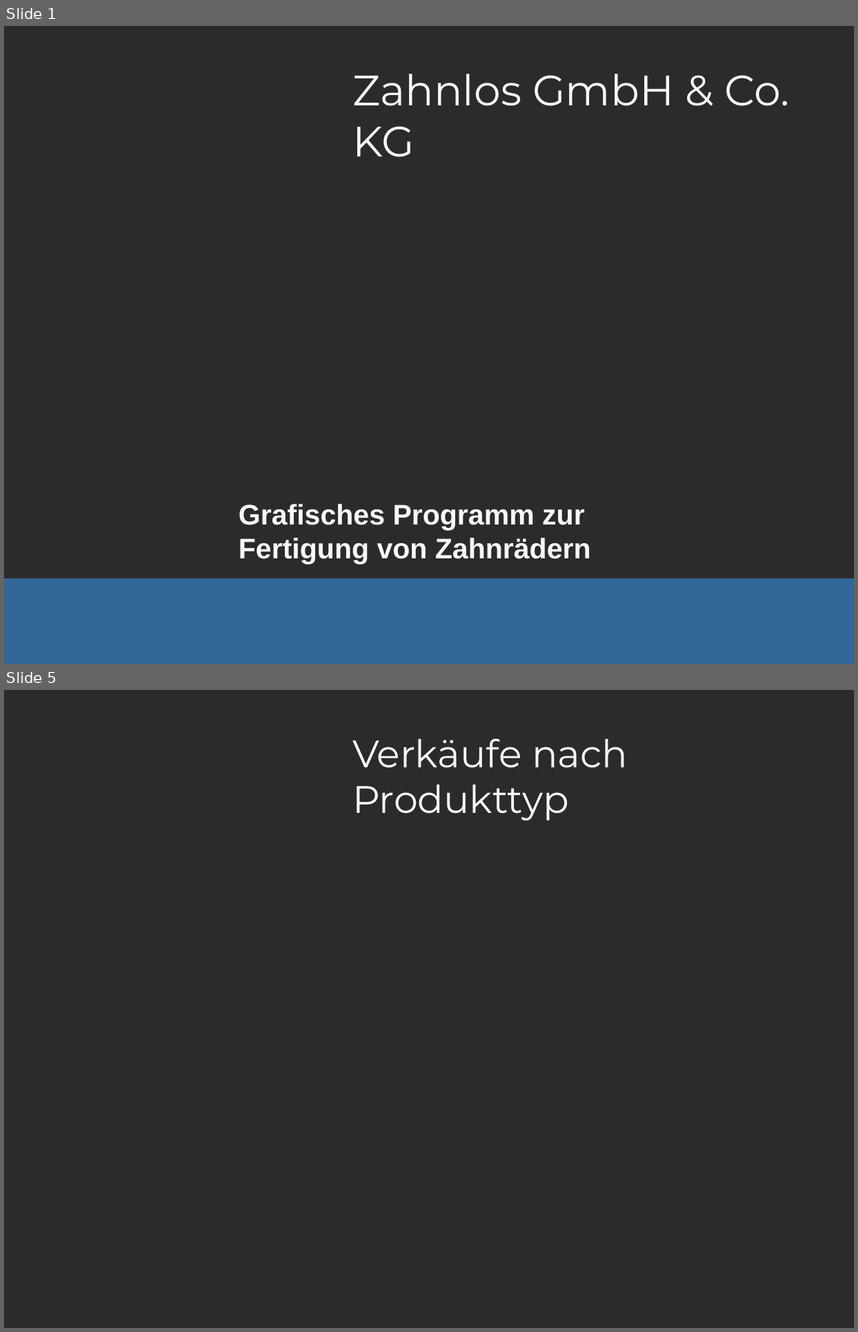
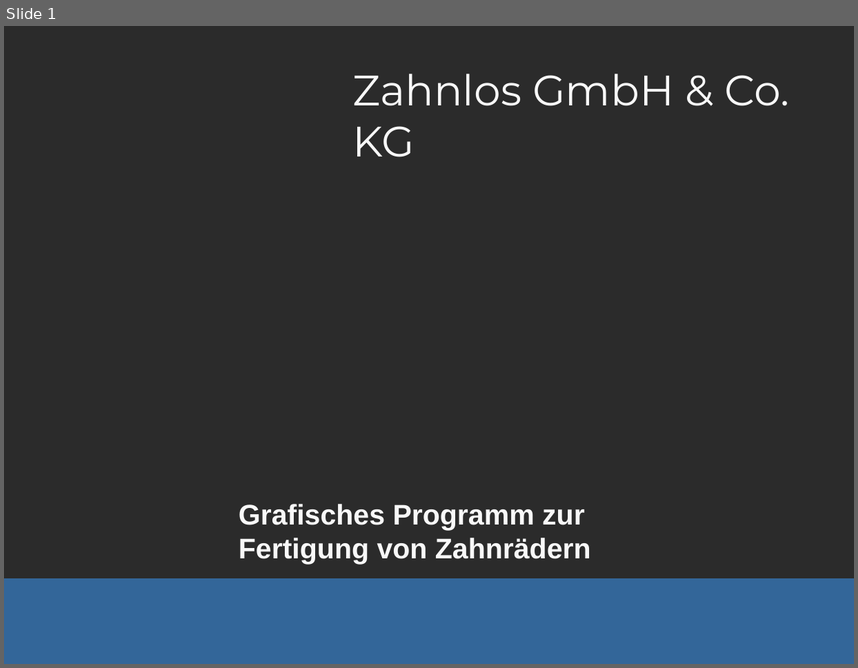
Before and after one commit to kenkogs/ZahnradHspA, a slide deck: Zahnlos GmbH & Co.pptx. Shown one above the other, each under a label of ours: slides 1 and 5 before the commit, slide 1 after it; the slides between them are not shown. The pictures are 858x1332 and 858x668 pixels, drawn with LibreOffice and Linux fonts; fonts in the diff are those of the drawing; background and template pictures are left out; a plain dark background stands for a picture behind light text. Boxes give left, top, right and bottom in pixels: in the first picture for what was removed or moved away, otherwise in the second. Text is boxed around its words. In the diff, an @@ line names an element or a change of style, - is before the commit and + after.

```diff
--- a/Zahnlos GmbH & Co.pptx
+++ b/Zahnlos GmbH & Co.pptx
@@ slide 5 removed at (4, 690, 854, 1328), background picture (left out) @@
@@ title removed at (352, 738, 628, 820) @@
-Verkäufe nach Produkttyp
```
Also in this commit, not shown: 2 slides changed, 4 slides added, 2 other slides removed.
